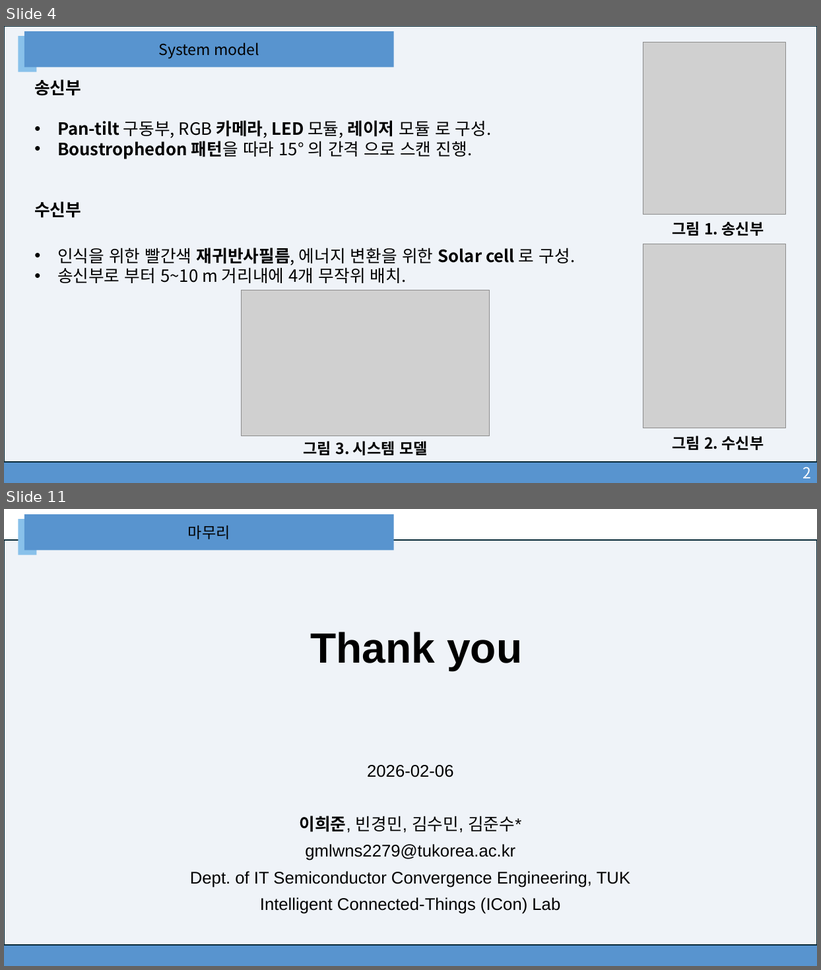
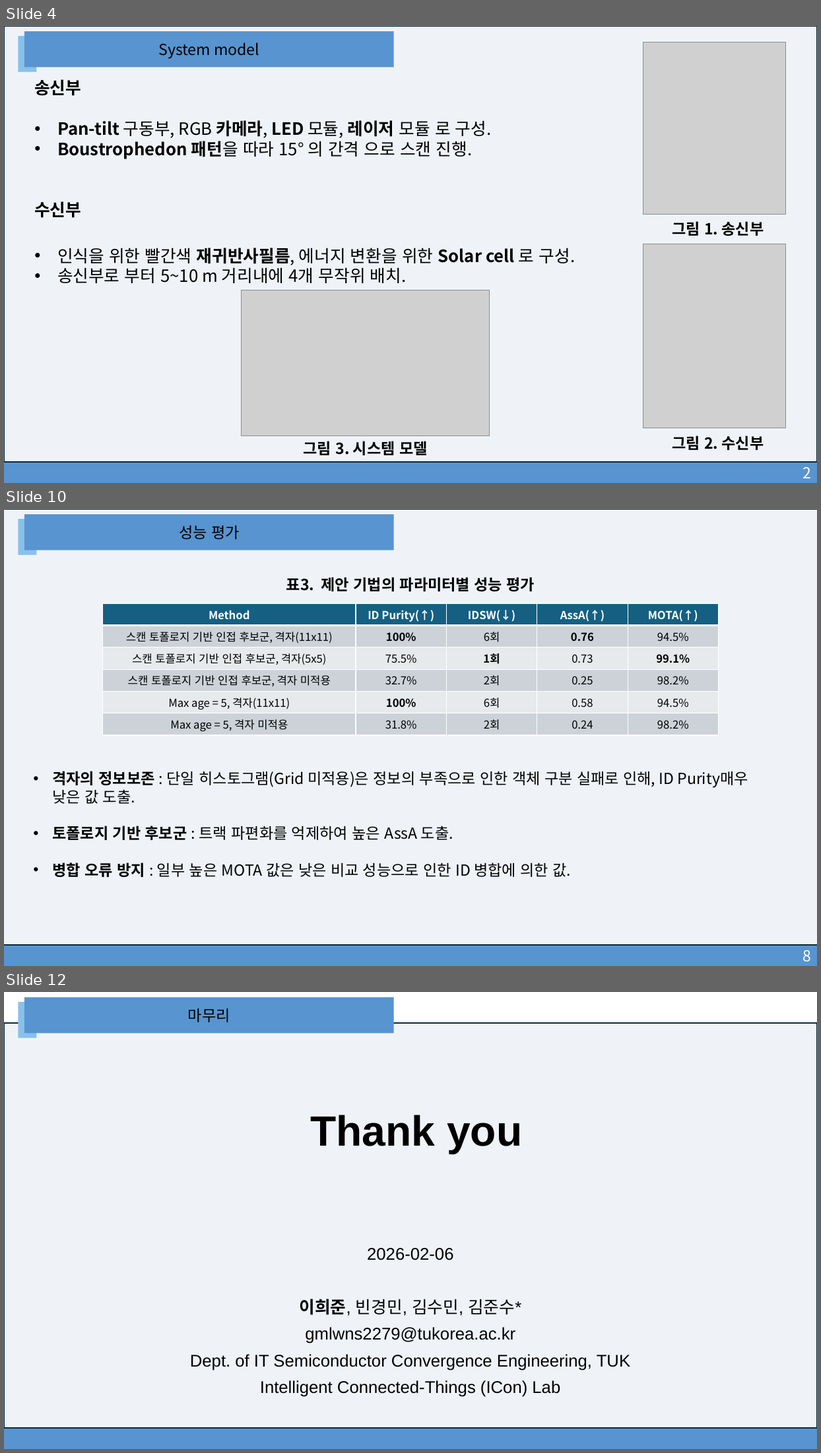
Before and after one commit to leontnhaps/DLC_system_model, a slide deck: Docs/광무선 전력 전송을 위한 Pan-Tilt 카메라 스캔 시스템에서 다중 객체 추적기법.pptx. Shown one above the other, each under a label of ours: slides 4 and 11 before the commit, slides 4, 10 and 12 after it; the slides between them are not shown. The pictures are 821x970 and 821x1453 pixels, drawn with LibreOffice and Linux fonts; fonts in the diff are those of the drawing; grey boxes stand for pictures. Boxes give left, top, right and bottom in pixels: in the first picture for what was removed or moved away, otherwise in the second. Text is boxed around its words. In the diff, an @@ line names an element or a change of style, - is before the commit and + after.

Commit message:
refactor(mot): 중복 후보 제거, 4가지 비교 방식 구현 및 Grid 설정 개선 - hungarian_final: Type 3/5 제거, threshold 0.5 통일, GRID_SIZE 상수 추가 - comparison_test: 4가지 비교 (Grid/NoGrid × Spatial/Temporal), track merge 적용 - docs: 발표 피드백 반영하여 PPT 업데이트

```diff
--- a/Docs/광무선 전력 전송을 위한 Pan-Tilt 카메라 스캔 시스템에서 다중 객체 추적기법.pptx
+++ b/Docs/광무선 전력 전송을 위한 Pan-Tilt 카메라 스캔 시스템에서 다중 객체 추적기법.pptx
@@ slide 10 added at box(4, 509, 817, 966), background #FFFFFF @@
@@ rectangle added at box(4, 509, 817, 945), fill #EFF3F8, outline #092A39 1.5 pt @@
@@ rectangle added at box(18, 519, 36, 555), fill #89C1EA @@
@@ rectangle added at box(24, 514, 394, 551), fill #5894CF, 18 pt, text #000000 @@
+성능 평가
@@ text added at box(286, 577, 535, 591), 18 pt, text #000000, bold @@
+표3. 제안 기법의 파라미터별 성능 평가
@@ table added at box(103, 603, 719, 734), 6 rows, 5 columns @@
+Method | ID Purity(↑) | IDSW(↓) | AssA(↑) | MOTA(↑)
+스캔 토폴로지 기반 인접 후보군, 격자(11x11) | 100% | 6회 | 0.76 | 94.5%
+스캔 토폴로지 기반 인접 후보군, 격자(5x5) | 75.5% | 1회 | 0.73 | 99.1%
+스캔 토폴로지 기반 인접 후보군, 격자 미적용 | 32.7% | 2회 | 0.25 | 98.2%
+Max age = 5, 격자(11x11) | 100% | 6회 | 0.58 | 94.5%
+Max age = 5, 격자 미적용 | 31.8% | 2회 | 0.24 | 98.2%
@@ text added at box(52, 771, 748, 877), 18 pt, text #000000 @@
+• 격자의 정보보존 : 단일 히스토그램(Grid 미적용)은 정보의 부족으로 인한 객체 구분 실패로 인해, ID Purity매우 낮은 값 도출.
+• 토폴로지 기반 후보군 : 트랙 파편화를 억제하여 높은 AssA 도출.
+• 병합 오류 방지 : 일부 높은 MOTA 값은 낮은 비교 성능으로 인한 ID 병합에 의한 값.
@@ rectangle added at box(4, 945, 817, 966), fill #5894CF, 18 pt, text #FFFFFF @@
+8
@@ what was slide 11 is now slide 12 @@
```
Also in this commit, not shown: 5 slides changed, 3 other slides added, 3 slides removed, 2 other files.
